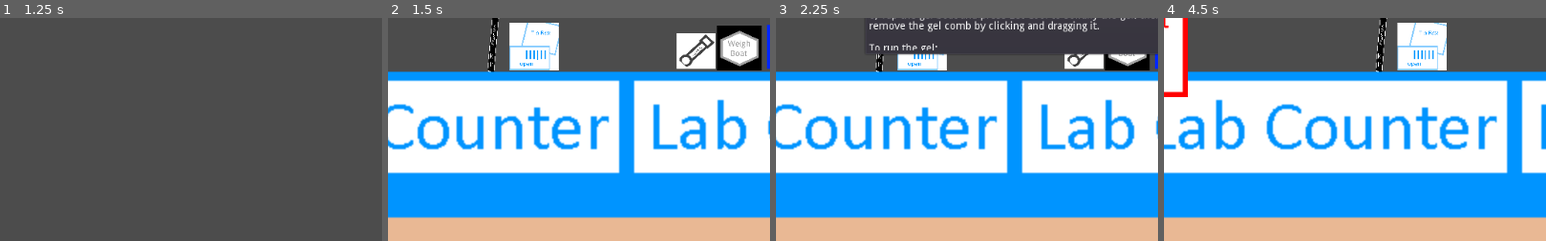
Above: before the commit, frames 1-4 (left to right).
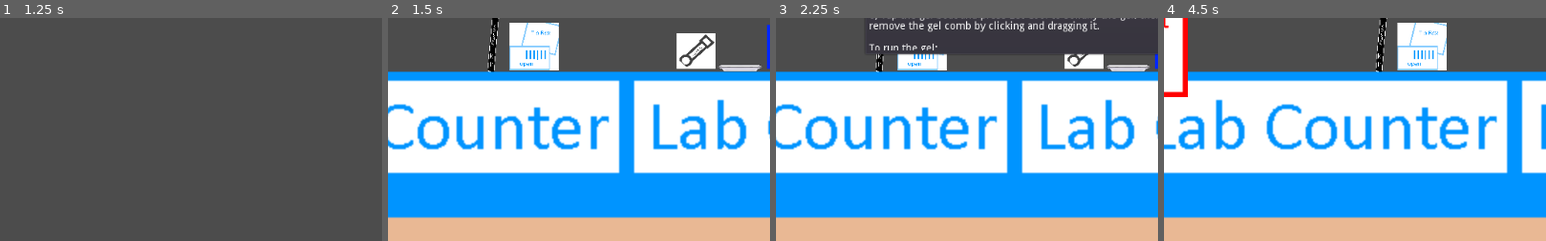
Above: after the commit, the same moments.

Repository: project-viable/viable-virtual-lab
Game: Godot game, scene res://Main.tscn
Same seed, same stepped clock (60 frames per second), same inputs: the game is played once before the commit and once after it. The engine's default icon, where the game draws it, is replaced by a stand-in: a white triangle on a blue panel in a dark square.
Inputs (mouse positions are % of the whole screen's width and height, from its top left):
- Up to frame 1 (1.25 s): click "Select Module" at 0.5 s
- Up to frame 2 (1.5 s): click "Gel Electrophoresis" at 1.25 s
- Up to frame 3 (2.25 s): click (98, 3) at 2 s
- Up to frame 4 (4.5 s): click (98, 3) at 2.75 s; click (98, 3) at 3.5 s; tap Enter at 4.25 s; move the mouse to (72, 45) at 4.27 s; hold Left (CameraLeft) from 4.28 s (still down)
The pictures show only the part of the screen within x 44-94%, y 47-97%; the shares and areas given below are measured in that part.

Frame 1 is identical in both runs. In frame 2, 2.4% of the frame differs, in the area x 86-98%, y 3-24%; in frame 3, 0.9%; in frame 4, nothing differs.

Commit message:
Updated Weight Boat image and CollisionAreas

Diff:
--- a/project/source/Scenes/Modules/GelElectrophoresis.tscn
+++ b/project/source/Scenes/Modules/GelElectrophoresis.tscn
@@ -179,7 +179,7 @@
 position = Vector2( 354, 29 )
 
 [node name="WeighBoat" parent="." instance=ExtResource( 10 )]
-position = Vector2( 412, 25 )
+position = Vector2( 414, 52 )
 gravity_scale = 0.0
 draggable = true
 
--- a/project/source/Scenes/Objects/WeighBoat.tscn
+++ b/project/source/Scenes/Objects/WeighBoat.tscn
@@ -1,29 +1,31 @@
-[gd_scene load_steps=6 format=2]
+[gd_scene load_steps=5 format=2]
 
-[ext_resource path="res://Images/Weigh_Boat.jpg" type="Texture" id=1]
+[ext_resource path="res://Images/Weight_Boat.png" type="Texture" id=1]
 [ext_resource path="res://Scripts/Objects/WeighBoat.gd" type="Script" id=2]
-[ext_resource path="res://Images/Weigh_Boat_Full.jpg" type="Texture" id=3]
 
 [sub_resource type="RectangleShape2D" id=1]
-extents = Vector2( 30, 30 )
+extents = Vector2( 30, 4 )
 
 [sub_resource type="RectangleShape2D" id=2]
-extents = Vector2( 30, 30 )
+extents = Vector2( 30, 4 )
 
 [node name="WeighBoat" type="RigidBody2D" groups=["Container", "WeighBoat", "Weighable"]]
 z_index = 2
 mass = 0.4
 script = ExtResource( 2 )
-filled_image = ExtResource( 3 )
+filled_image = ExtResource( 1 )
 
 [node name="Sprite" type="Sprite" parent="."]
-scale = Vector2( 0.125, 0.125 )
+position = Vector2( -1, -9 )
+scale = Vector2( 0.007875, 0.007875 )
 texture = ExtResource( 1 )
 
 [node name="CollisionShape2D" type="CollisionShape2D" parent="."]
+position = Vector2( -1, 0 )
 shape = SubResource( 1 )
 
 [node name="Area2D" type="Area2D" parent="."]
 
 [node name="CollisionShape2D" type="CollisionShape2D" parent="Area2D"]
+position = Vector2( -1, 0 )
 shape = SubResource( 2 )
Binary file added: project/source/Images/Weight_Boat.png
Not shown, added: project/source/Images/Weight_Boat.png.import
